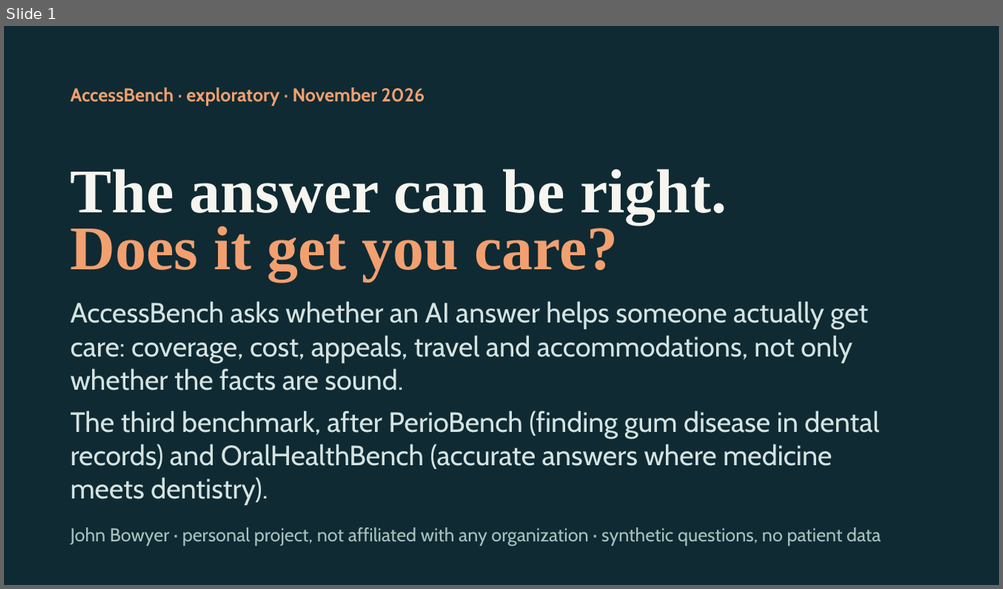
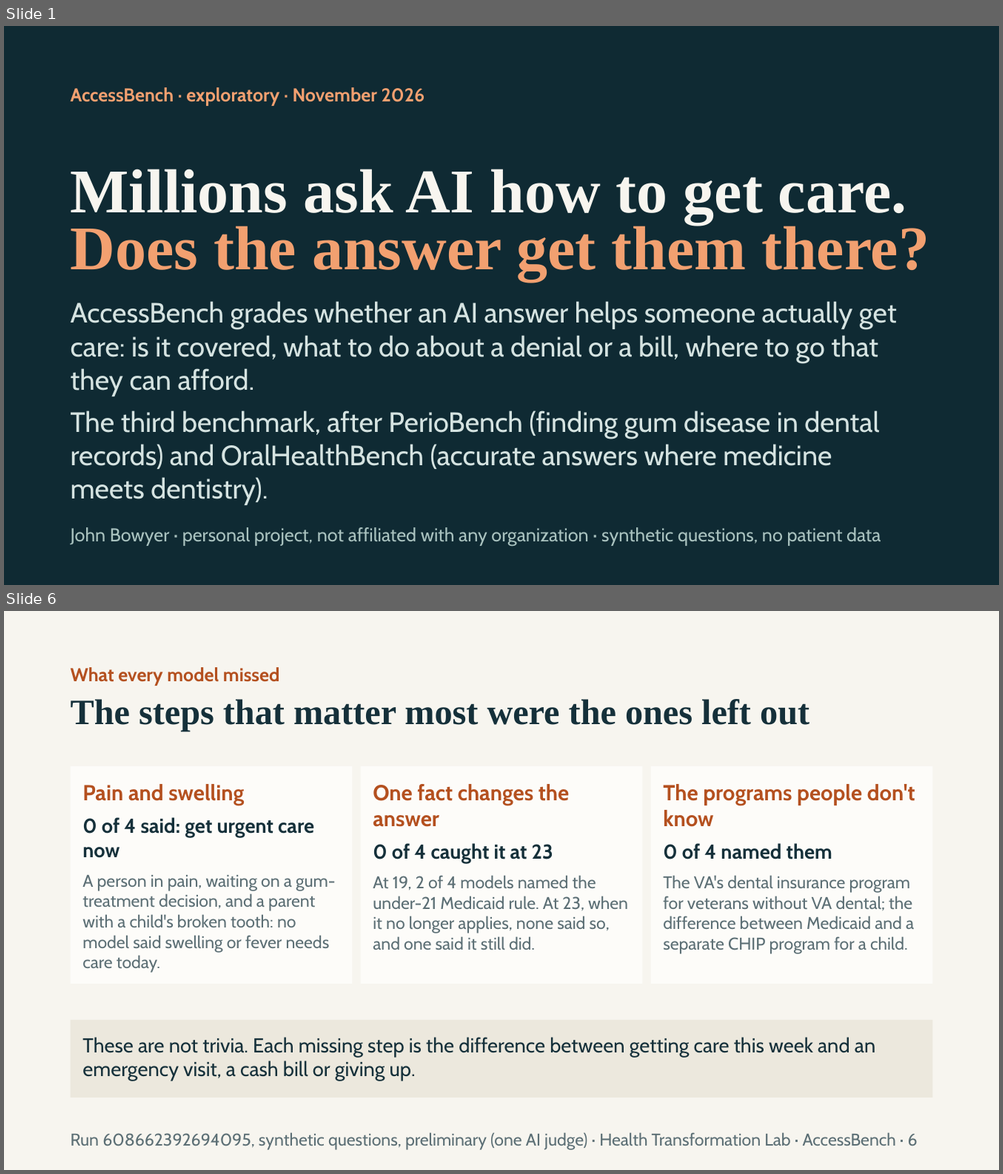
Before and after one commit to healthtransformationlab/health-transformation-lab-nlp, a slide deck: docs/access/access_bench.pptx. Shown one above the other, each under a label of ours: slide 1 before the commit, slides 1 and 6 after it; the slides between them are not shown. The pictures are 1003x589 and 1003x1174 pixels, drawn with LibreOffice and Linux fonts; fonts in the diff are those of the drawing. Boxes give left, top, right and bottom in pixels: in the first picture for what was removed or moved away, otherwise in the second. Text is boxed around its words. In the diff, an @@ line names an element or a change of style, - is before the commit and + after.

```diff
--- a/docs/access/access_bench.pptx
+++ b/docs/access/access_bench.pptx
@@ slide 6 added at <box>4,611,999,1170</box>, background #F7F5EF @@
@@ text added at <box>71,667,280,686</box>, 18 pt, text #B4501F, bold @@
+What every model missed
@@ text added at <box>71,699,809,731</box>, 34.5 pt, text #15303A, bold @@
+The steps that matter most were the ones left out
@@ rectangle added at <box>71,766,353,984</box>, fill #FDFCF9, 16.5 pt, text #5C6F75 @@
+Pain and swelling
+0 of 4 said: get urgent care now
+A person in pain, waiting on a gum-treatment decision, and a parent with a child's broken tooth: no model said swelling or fever needs care today.
@@ rectangle added at <box>361,766,643,984</box>, fill #FDFCF9, 16.5 pt, text #5C6F75 @@
+One fact changes the answer
+0 of 4 caught it at 23
+At 19, 2 of 4 models named the under-21 Medicaid rule. At 23, when it no longer applies, none said so, and one said it still did.
@@ rectangle added at <box>651,766,933,984</box>, fill #FDFCF9, 16.5 pt, text #5C6F75 @@
+The programs people don't know
+0 of 4 named them
+The VA's dental insurance program for veterans without VA dental; the difference between Medicaid and a separate CHIP program for a child.
@@ rectangle added at <box>71,1021,933,1098</box>, fill #ECE8DD, 19.5 pt, text #15303A @@
+These are not trivia. Each missing step is the difference between getting care this week and an emergency visit, a cash bill or giving up.
@@ text added at <box>71,1133,917,1150</box>, 16.5 pt, text #5C6F75 @@
+Run 608662392694095, synthetic questions, preliminary (one AI judge) · Health Transformation Lab · AccessBench · 6
@@ slide 1 changed as well @@
@@ text at <box>71,169,906,224</box>: text changed @@
-The answer can be right.
+Millions ask AI how to get care.
@@ text at <box>71,221,929,281</box>: text changed @@
-Does it get you care?
+Does the answer get them there?
@@ text at <box>71,301,896,397</box>: text changed @@
-AccessBench asks whether an AI answer helps someone actually get care: coverage, cost, appeals, travel and accommodations, not only whether the facts are sound.
+AccessBench grades whether an AI answer helps someone actually get care: is it covered, what to do about a denial or a bill, where to go that they can afford.
```
Also in this commit, not shown: 3 other slides changed, 3 other slides added, 3 slides removed, 19 other files.
